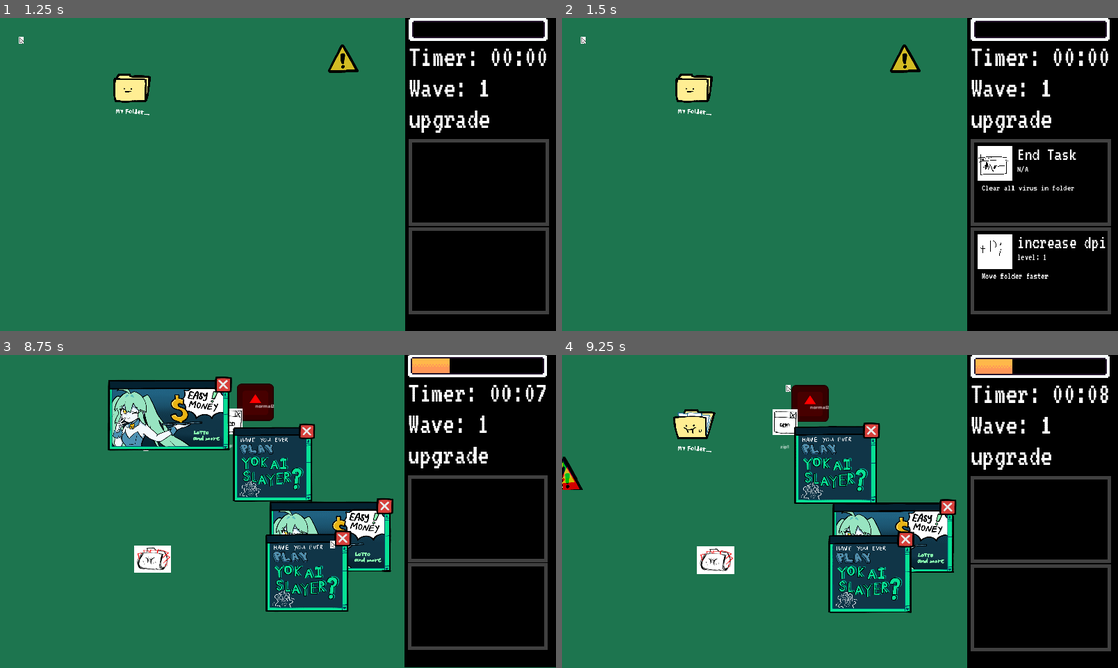
Above: before the commit, frames 1-4 (two rows, left to right).
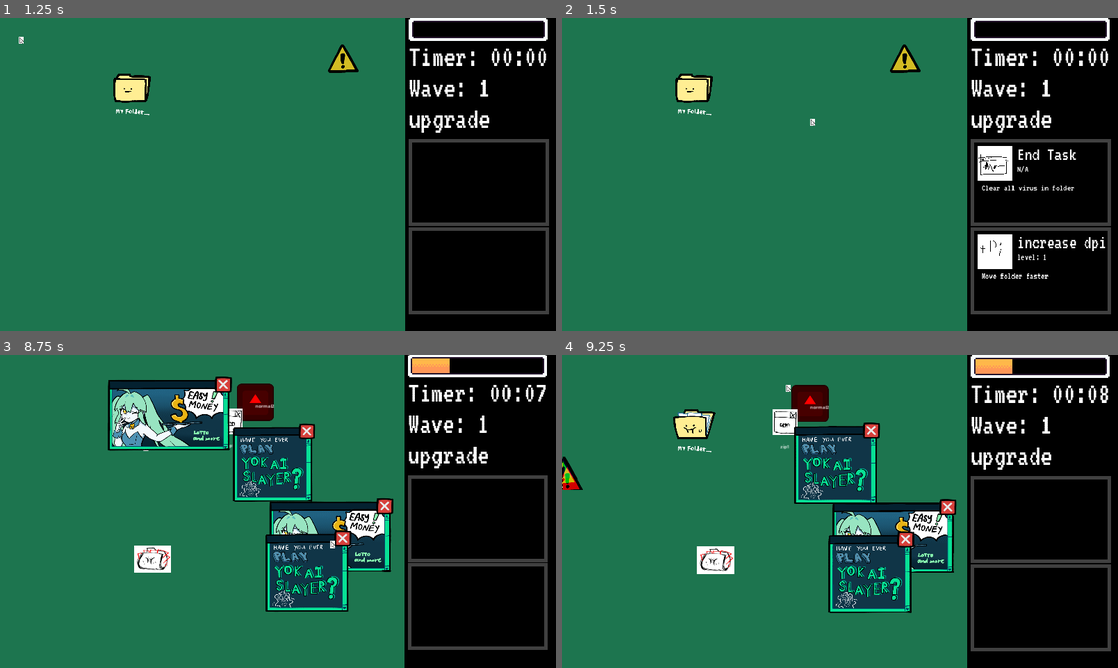
Above: after the commit, the same moments.

Repository: icheft524/Folder-Brawler
Game: Godot game, scene res://menu.tscn
Two runs of this game, one before a commit and one after it. Both use one fixed random seed, a clock stepped at 60 frames per second and the inputs below. The engine's default icon, where the game draws it, is replaced by a stand-in: a white triangle on a blue panel in a dark square.
Inputs (mouse positions are in pixels of both pictures, inside the frame that each line leads up to):
- Up to frame 1 (1.25 s): click (16, 36) at 0.5 s
- Up to frame 2 (1.5 s): tap Enter (ui_accept) at 1.25 s; drag from (695, 86) to (1040, 183) at 1.27 s
- Up to frame 3 (8.75 s): drag from (344, 398) to (133, 423) at 2.02 s; move the mouse to (361, 401) at 2.77 s; click (361, 401) at 2.85 s; drag from (183, 630) to (478, 520) at 3.52 s; drag from (305, 420) to (478, 608) at 4.27 s; drag from (233, 408) to (155, 558) at 5.02 s; move the mouse to (105, 511) at 5.77 s; click (105, 511) at 5.85 s; drag from (139, 473) to (294, 401) at 6.52 s; drag from (94, 373) to (278, 401) at 7.27 s; drag from (172, 420) to (333, 542) at 8.02 s
- Up to frame 4 (9.25 s): move the mouse to (784, 386) at 8.77 s; click (784, 386) at 8.85 s

Frame 1 is identical in both runs. In frame 2, less than 0.1% of the frame differs, in the area x 3-46%, y 6-35%; in frame 3, less than 0.1%, in the area x 72-100%, y 99-100%; in frame 4, nothing differs.

Commit message:
fix little bug...
3:45 PM 11/28

Diff:
--- a/enemy/encrypted/encrypted_file.tscn
+++ b/enemy/encrypted/encrypted_file.tscn
@@ -59,6 +59,7 @@
 [node name="encryptedFile" type="CharacterBody2D"]
 script = ExtResource("1_1xyex")
 file = SubResource("Resource_d6nso")
+metadata/broken_pos = Vector2(0, 0)
 
 [node name="Sprite2D" type="Sprite2D" parent="."]
 z_index = -1
--- a/main.tscn
+++ b/main.tscn
@@ -193,10 +193,11 @@
 z_index = 7
 offset_left = 1400.0
 offset_right = 2155.0
-offset_bottom = 1081.0
+offset_bottom = 1133.0
 color = Color(0, 0, 0, 1)
 
 [node name="cam" parent="." instance=ExtResource("12_0wdna")]
+process_mode = 3
 anchor_mode = 0
 
 [node name="boss" parent="." instance=ExtResource("13_15cqn")]
